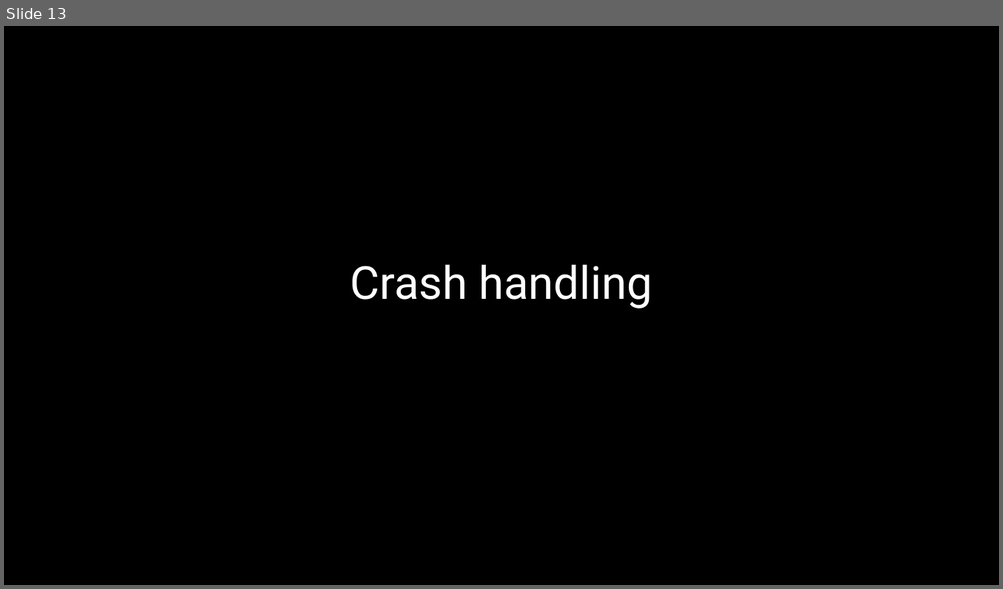
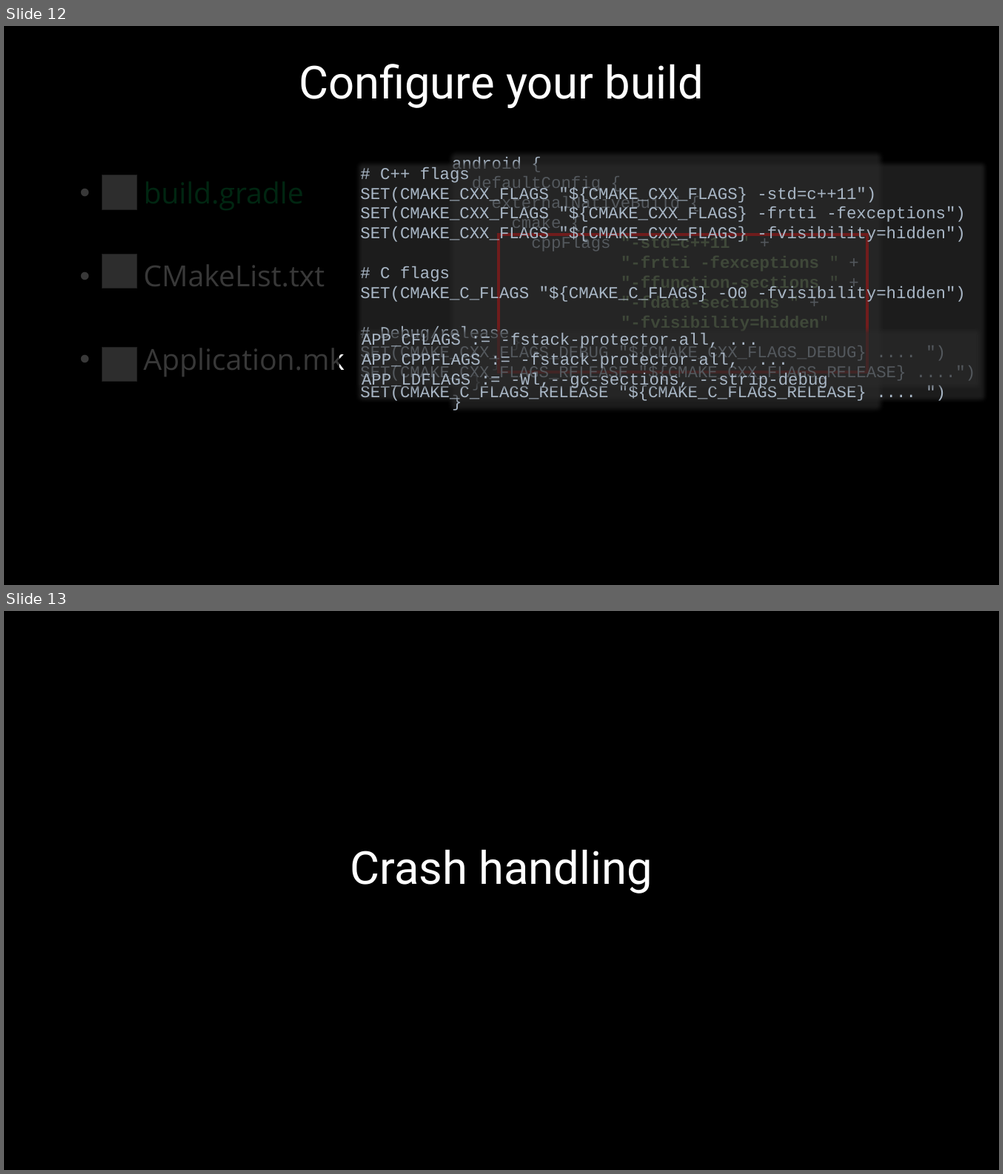
Before and after one commit to 9majka/NDK_presentation, a slide deck: NDK_SoftServeTheme.pptx. Shown one above the other, each under a label of ours: slide 13 before the commit, slides 12 and 13 after it. The pictures are 1003x589 and 1003x1174 pixels, drawn with LibreOffice and Linux fonts; fonts in the diff are those of the drawing; grey boxes stand for pictures; background and template pictures are left out. Boxes give left, top, right and bottom in pixels: in the first picture for what was removed or moved away, otherwise in the second. Text is boxed around its words. In the diff, an @@ line names an element or a change of style, - is before the commit and + after.

```diff
--- a/NDK_SoftServeTheme.pptx
+++ b/NDK_SoftServeTheme.pptx
@@ slide 12 added at [4,26,999,585], background #000000 @@
@@ title added at [299,64,703,108], 44 pt, text #FFFFFF @@
+Configure your build
@@ rectangle added at [353,158,991,406], fill #2B2B2B at 67% opacity, 16 pt, text #A9B7C6 @@
+# C++ flags
+SET(CMAKE_CXX_FLAGS "${CMAKE_CXX_FLAGS} -std=c++11")
+SET(CMAKE_CXX_FLAGS "${CMAKE_CXX_FLAGS} -frtti -fexceptions")
+SET(CMAKE_CXX_FLAGS "${CMAKE_CXX_FLAGS} -fvisibility=hidden")
+# C flags
+SET(CMAKE_C_FLAGS "${CMAKE_C_FLAGS} -O0 -fvisibility=hidden")
+# Debug/release
+SET(CMAKE_CXX_FLAGS_DEBUG "${CMAKE_CXX_FLAGS_DEBUG} .... ")
+SET(CMAKE_CXX_FLAGS_RELEASE "${CMAKE_CXX_FLAGS_RELEASE} ....")
+SET(CMAKE_C_FLAGS_RELEASE "${CMAKE_C_FLAGS_RELEASE} .... ")
@@ text added at [360,157,819,302], 16 pt, text #6A8759, bold @@
+android {
+defaultConfig {
+externalNativeBuild {
+cmake {
+cppFlags "-std=c++11 " +
+"-frtti -fexceptions " +
+"-ffunction-sections " +
+"-fdata-sections " +
+"-fvisibility=hidden"
+}
+}
+}
+}
@@ rectangle added at [73,164,324,232], fill #000000 at 78% opacity @@
@@ picture added at [102,175,137,210] @@
@@ rectangle added at [73,244,327,312], fill #000000 at 78% opacity @@
@@ rectangle added at [498,234,868,372], outline #FF0000 3 pt @@
@@ picture added at [102,255,137,289] @@
@@ text added at [143,264,344,377], 28 pt, text #FFFFFF @@
+• build.gradle
+• CMakeList.txt
+• Application.mk
@@ rectangle added at [73,323,340,389], fill #000000 at 78% opacity @@
@@ rectangle added at [354,325,984,393], fill #2B2B2B at 67% opacity, 16 pt, text #A9B7C6 @@
+APP_CFLAGS := -fstack-protector-all, ...
+APP_CPPFLAGS := -fstack-protector-all, ...
+APP_LDFLAGS := -Wl,--gc-sections, --strip-debug
@@ picture added at [102,348,137,382] @@
```
Also in this commit, not shown: 9 slides changed, 5 other files.
